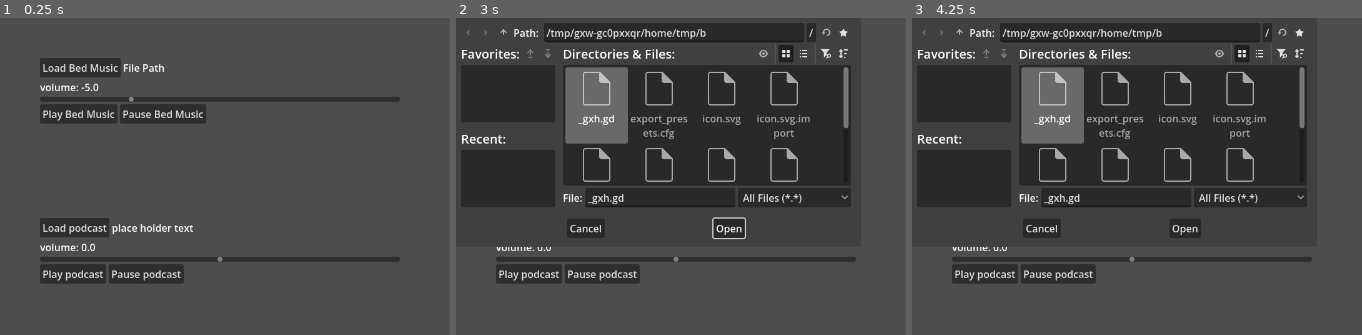
Above: before the commit, frames 1-3 (left to right).
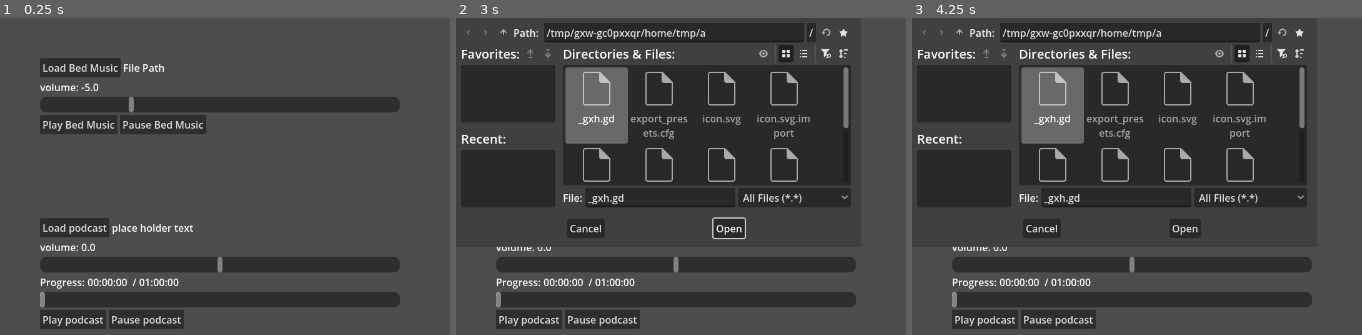
Above: after the commit, the same moments.

Repository: SankVTW/PodcastApp
Game: Godot game, scene res://main_screen.tscn
Two runs of this game, one before a commit and one after it. Both use one fixed random seed, a clock stepped at 60 frames per second and the inputs below.
Inputs (mouse positions are in pixels of both pictures, inside the frame that each line leads up to):
- Up to frame 1 (0.25 s): no input
- Up to frame 2 (3 s): click "Play podcast" at 0.5 s; click "Play podcast" at 1.25 s; click "Play podcast" at 2 s; click "Load Bed Music" at 2.75 s
- Up to frame 3 (4.25 s): click (943, 33) at 3.5 s

The runs differ from the first frame. In frame 1, 12% of the frame differs, in the area x 8-89%, y 24-99%; in frame 2, 8.4%; in frame 3, 8.4%.

Commit message:
working on hooking up a progress bar

Diff:
--- a/podcast-app/main_screen.gd
+++ b/podcast-app/main_screen.gd
@@ -4,7 +4,8 @@
 var podcast
 var bed_volume
 var podcast_volume
-
+var podcast_playtime
+var podcast_progress
 
 # Called when the node enters the scene tree for the first time.
 func _ready() -> void:
@@ -33,8 +34,11 @@
 	var file = FileAccess.open(path, FileAccess.READ)
 	var sound = AudioStreamMP3.new()
 	sound.data = file.get_buffer(file.get_length())
-	print(sound)
+	print("File is ",   sound.get_length(), " seconds long")
 	podcast = sound
+	podcast_playtime = podcast.get_length()
+	$PodcastControls/PodcastPlayerInfo/ProgressArea/ProgressTimeLabel.text = str("00:00:00 / ", podcast_playtime )
+	print(" total play time for file is ", podcast_playtime , " seconds")
 func _on_load_bed_music_pressed() -> void:
 	$BedMusicControls/HBoxContainer2/FileDialog.visible = true
 	pass
@@ -86,7 +90,7 @@
 func _on_play_podcast_pressed() -> void:
 	$PodcastControls/HBoxContainer/AudioStreamPlayer.stream = podcast
 	$PodcastControls/HBoxContainer/AudioStreamPlayer.playing = true
-	$PodcastControls/HBoxContainer/AudioStreamPlayer.volume_db = 5.0
+	$PodcastControls/HBoxContainer/AudioStreamPlayer.volume_db = podcast_volume
 
 	pass # Replace with function body.
 
@@ -105,6 +109,6 @@
 
 
 func _on_podcast_volume_slider_value_changed(value: float) -> void:
-
+	update_podcast_volume()
 	podcast_volume = $PodcastControls/PodcastVolumeSlider.value
 	pass # Replace with function body.
--- a/podcast-app/main_screen.tscn
+++ b/podcast-app/main_screen.tscn
@@ -43,6 +43,7 @@
 text = "volume : "
 
 [node name="HScrollBar" type="HScrollBar" parent="BedMusicControls" unique_id=2033162066]
+custom_minimum_size = Vector2(0, 25)
 layout_mode = 2
 min_value = -10.0
 max_value = 10.0
@@ -95,10 +96,29 @@
 text = "Volume:"
 
 [node name="PodcastVolumeSlider" type="HScrollBar" parent="PodcastControls" unique_id=1312411120]
+custom_minimum_size = Vector2(0, 25)
 layout_mode = 2
 min_value = -10.0
 max_value = 10.0
 step = 0.5
+
+[node name="PodcastPlayerInfo" type="VBoxContainer" parent="PodcastControls" unique_id=207762990]
+layout_mode = 2
+
+[node name="ProgressArea" type="HBoxContainer" parent="PodcastControls/PodcastPlayerInfo" unique_id=1044771444]
+layout_mode = 2
+
+[node name="ProgressLabel" type="Label" parent="PodcastControls/PodcastPlayerInfo/ProgressArea" unique_id=1790028275]
+layout_mode = 2
+text = "Progress:"
+
+[node name="ProgressTimeLabel" type="Label" parent="PodcastControls/PodcastPlayerInfo/ProgressArea" unique_id=1836336381]
+layout_mode = 2
+text = "00:00:00  / 01:00:00"
+
+[node name="HScrollBar" type="HScrollBar" parent="PodcastControls/PodcastPlayerInfo" unique_id=1272085998]
+custom_minimum_size = Vector2(0, 25)
+layout_mode = 2
 
 [node name="HBoxContainer" type="HBoxContainer" parent="PodcastControls" unique_id=2120387390]
 layout_mode = 2
